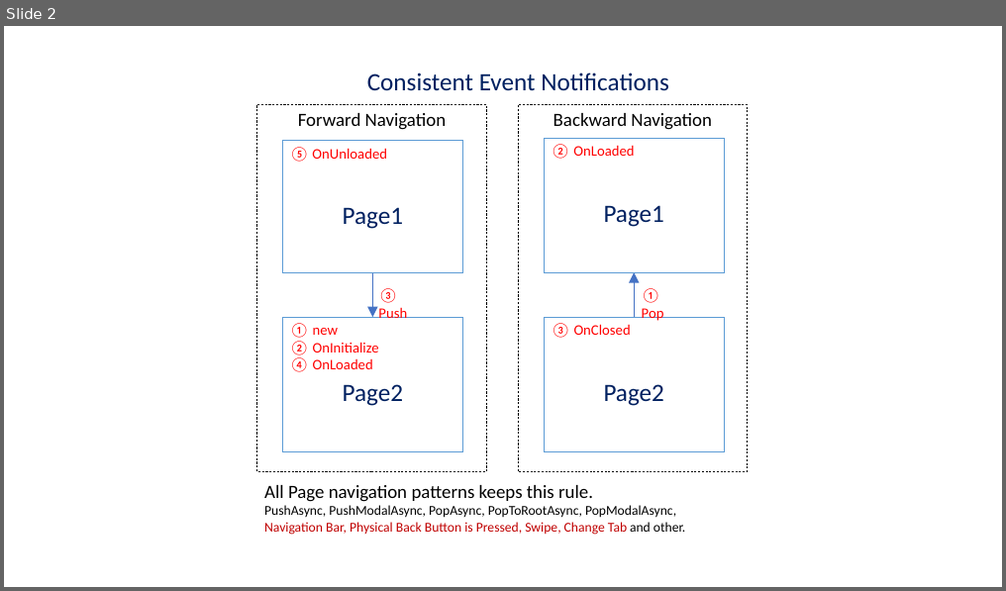
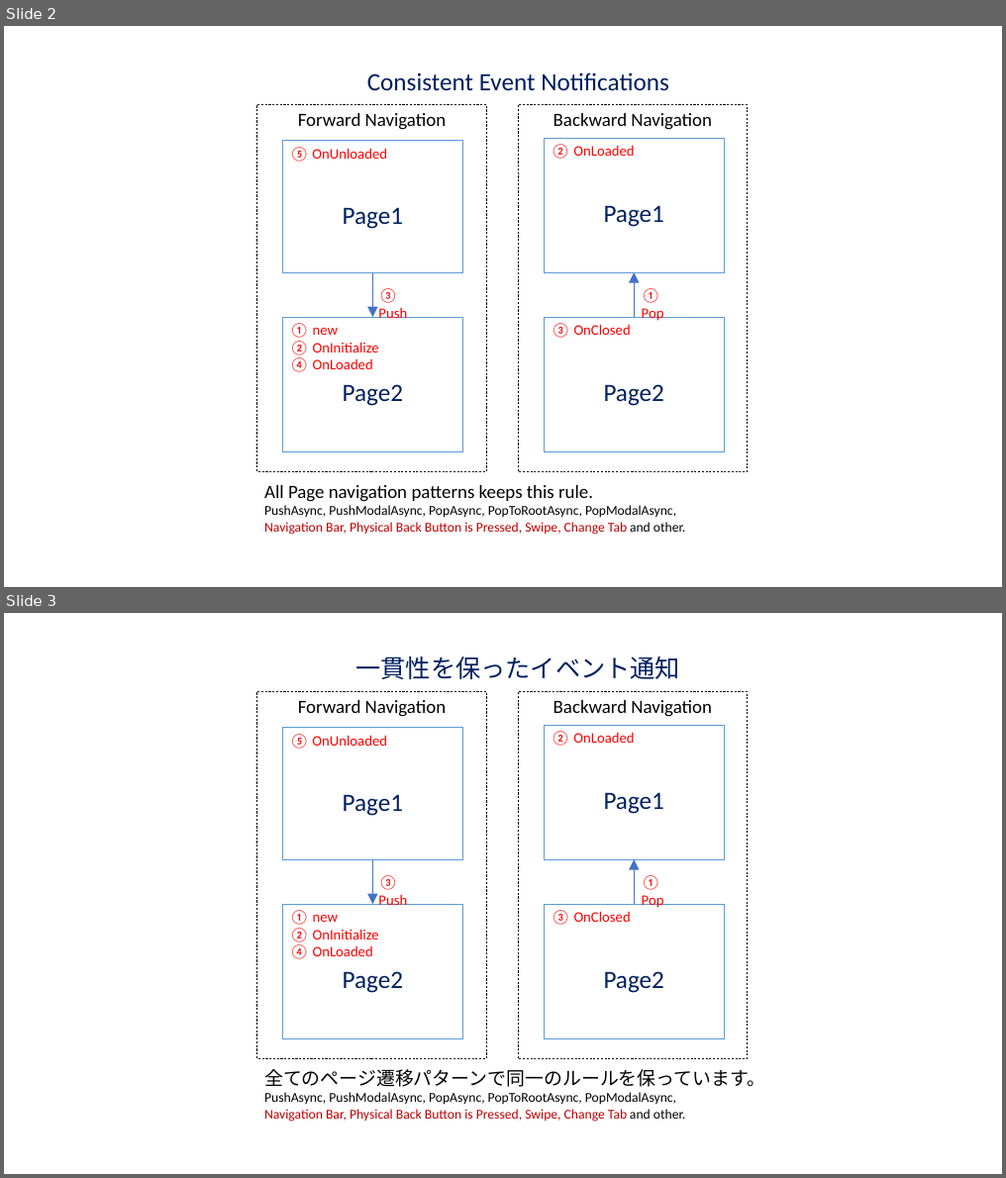
Before and after one commit to nuitsjp/KAMISHIBAI, a slide deck: Document/KAMISHIBAI.pptx. Shown one above the other, each under a label of ours: slide 2 before the commit, slides 2 and 3 after it. The pictures are 1006x591 and 1006x1178 pixels, drawn with LibreOffice and Linux fonts; fonts in the diff are those of the drawing. Boxes give left, top, right and bottom in pixels: in the first picture for what was removed or moved away, otherwise in the second. Text is boxed around its words. In the diff, an @@ line names an element or a change of style, - is before the commit and + after.

```diff
--- a/Document/KAMISHIBAI.pptx
+++ b/Document/KAMISHIBAI.pptx
@@ slide 3 added at (4,613,1002,1174), background #FFFFFF @@
@@ text added at (356,656,681,679), 24 pt, text #002060 @@
+一貫性を保ったイベント通知
@@ rectangle added at (257,691,486,1059), outline #000000 0.5 pt dashed, 18 pt, text #000000 @@
+Forward Navigation
@@ rectangle added at (519,691,747,1059), outline #000000 0.5 pt dashed, 18 pt, text #000000 @@
+Backward Navigation
@@ rectangle added at (282,728,463,860), outline #5B9BD5 1 pt, 24 pt, text #002060 @@
+Page1
@@ rectangle added at (544,725,724,861), outline #5B9BD5 1 pt, 24 pt, text #002060 @@
+Page1
@@ text added at (550,731,634,746), 14 pt, text #FF0000 @@
+② OnLoaded
@@ text added at (290,734,387,749), 14 pt, text #FF0000 @@
+⑤ OnUnloaded
@@ arrow added from (373, 861) to (373, 904), #4472C4 0.75 pt @@
@@ text added at (378,875,407,905), 14 pt, text #FF0000 @@
+③ Push
@@ arrow added from (635, 904) to (635, 861), #4472C4 0.75 pt @@
@@ text added at (642,875,664,908), 14 pt, text #FF0000 @@
+① Pop
@@ rectangle added at (282,904,463,1039), outline #5B9BD5 1 pt, 24 pt, text #002060 @@
+Page2
@@ rectangle added at (544,904,724,1039), outline #5B9BD5 1 pt, 24 pt, text #002060 @@
+Page2
@@ text added at (290,910,379,959), 14 pt, text #FF0000 @@
+① new
+② OnInitialize
+④ OnLoaded
@@ text added at (551,910,631,925), 14 pt, text #FF0000 @@
+③ OnClosed
@@ text added at (264,1069,765,1122), 13 pt, text #000000 @@
+全てのページ遷移パターンで同一のルールを保っています。
+PushAsync, PushModalAsync, PopAsync, PopToRootAsync, PopModalAsync,
+Navigation Bar, Physical Back Button is Pressed, Swipe, Change Tab and other.
```
Also in this commit, not shown: 1 other file.
